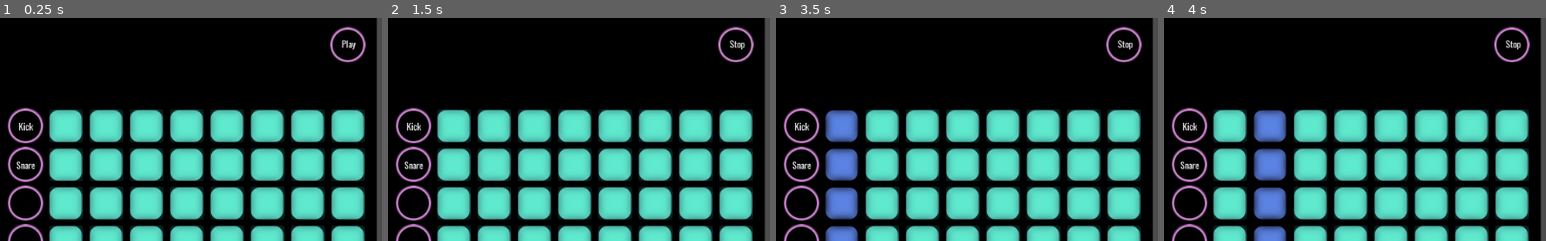
Above: before the commit, frames 1-4 (left to right).
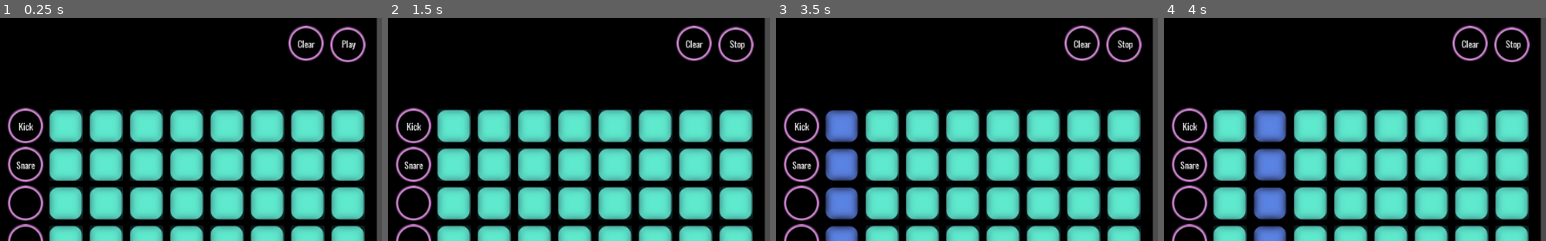
Above: after the commit, the same moments.

Repository: mdructor/beat_hacker
Game: Godot game, scene res://Assets/Scenes/Sequencer.tscn
The game is run twice, just before and just after one commit, with the same random seed, the same clock (stepped at 60 frames per second) and the same inputs.
Inputs (mouse positions are % of the whole screen's width and height, from its top left):
- Up to frame 1 (0.25 s): no input
- Up to frame 2 (1.5 s): click (40, 6) at 0.5 s, where only the run after the commit has a clickable "Clear"; click "Play" at 1.25 s
- Up to frame 3 (3.5 s): click "Stop" at 2 s; click "Play" at 2.75 s
- Up to frame 4 (4 s): click "Kick" at 3.5 s
The pictures show only the part of the screen within x 0-50%, y 1-51%; the shares and areas given below are measured in that part.

The runs differ from the first frame. In frame 1, 0.5% of the frame differs, in the area x 75-85%, y 3-20%; in frame 2, 0.5%; in frame 3, 0.5%; in frame 4, 0.5%.

Commit message:
Add clear button

Diff:
--- a/Assets/Scenes/Sequencer.tscn
+++ b/Assets/Scenes/Sequencer.tscn
@@ -36,4 +36,26 @@
 __meta__ = {
 "_edit_use_anchors_": false
 }
+
+[node name="ClearButton" type="TextureButton" parent="."]
+margin_left = 386.0
+margin_top = 14.0
+margin_right = 434.0
+margin_bottom = 62.0
+texture_normal = ExtResource( 3 )
+__meta__ = {
+"_edit_use_anchors_": false
+}
+
+[node name="ClearLabel" type="Label" parent="ClearButton"]
+margin_right = 50.0
+margin_bottom = 50.0
+custom_fonts/font = ExtResource( 4 )
+text = "Clear"
+align = 1
+valign = 1
+__meta__ = {
+"_edit_use_anchors_": false
+}
 [connection signal="pressed" from="PlayButton" to="." method="_on_PlayButton_pressed"]
+[connection signal="pressed" from="ClearButton" to="." method="_on_ClearButton_pressed"]
--- a/Assets/Scripts/SequenceButton.gd
+++ b/Assets/Scripts/SequenceButton.gd
@@ -19,6 +19,14 @@
 
 	_isChecked = !_isChecked
 
+func check(on):
+	if on:
+		_isChecked = true
+		texture_normal = _blueSquareDown
+	else:
+		_isChecked = false
+		texture_normal = _blueSquare
+
 func set_state(state):
 	_isEnabled = state
 
--- a/Assets/Scripts/Sequencer.gd
+++ b/Assets/Scripts/Sequencer.gd
@@ -76,3 +76,9 @@
 		_tickCount = 0
 	else:
 		_tickCount += 1
+
+
+func _on_ClearButton_pressed():
+	for i in range(8):
+		for j in range(8):
+			_sequenceButtons[i][j].check(false)
